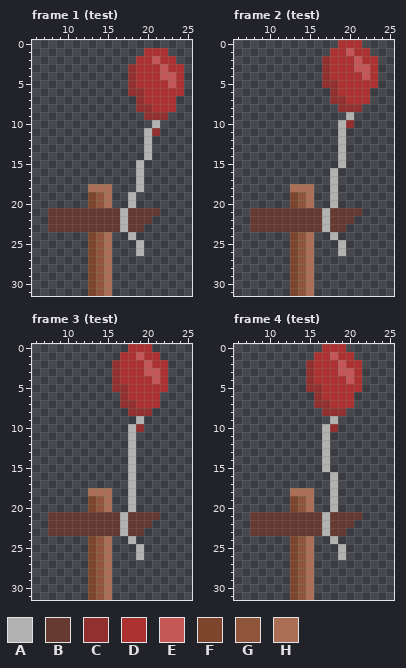
Edited in one commit: pixel-art file (Assets/meta/level-sign/level-sign.aseprite). The first picture shows the starting point.
32x32 pixels, 17 frames. Shown: frame 1 (test): x 6..25, y 0..31; frame 2 (test): x 6..25, y 0..31; frame 3 (test): x 6..25, y 0..31; frame 4 (test): x 6..25, y 0..31. The commit also changed other frames, which this record leaves out.
Visible layers, top first: "balloon", "sign", "post".
Palette (. is transparent): A #b2b2b2  B #663931  C #922f2f  D #ac3232  E #c65757  F #7d452b  G #8f563b  H #aa6f54
Pixels before, frame 1 (test), first column x 8:
 1 ............DDD..
 2 ...........DDEDD.
 3 ..........CDDDEDD
 4 ..........CDDDEED
 5 ..........CDDDDED
 6 ..........CCDDDDD
 7 ...........CDDDD.
 8 ...........CCDDD.
 9 ............CCC..
10 .............A...
11 ............AC...
12 ............A....
13 ............A....
14 ............A....
15 ...........A.....
16 ...........A.....
17 ...........A.....
18 .....HHH...A.....
19 .....FGH..A......
20 .....FGH..A......
21 BBBBBBBBBABBBB...
22 BBBBBBBBBABBB....
23 BBBBBBBBBABB.....
24 .....FGH..A......
25 .....FGH...A.....
26 .....FGH...A.....
27 .....FGH.........
28 .....FGH.........
29 .....FGH.........
30 .....FGH.........
31 .....FGH.........
Pixels before, frame 2 (test), first column x 8:
 0 ...........DDD..
 1 ..........DDEDD.
 2 .........CDDDEDD
 3 .........CDDDEED
 4 .........CDDDDED
 5 .........CCDDDDD
 6 ..........CDDDD.
 7 ..........CCDDD.
 8 ...........CCC..
 9 ............A...
10 ...........AC...
11 ...........A....
12 ...........A....
13 ...........A....
14 ...........A....
15 ...........A....
16 ..........A.....
17 ..........A.....
18 .....HHH..A.....
19 .....FGH..A.....
20 .....FGH..A.....
21 BBBBBBBBBABBBB..
22 BBBBBBBBBABBB...
23 BBBBBBBBBABB....
24 .....FGH..A.....
25 .....FGH...A....
26 .....FGH...A....
27 .....FGH........
28 .....FGH........
29 .....FGH........
30 .....FGH........
31 .....FGH........
Pixels before, frame 3 (test), first column x 8:
 0 ..........DDD..
 1 .........DDEDD.
 2 ........CDDDEDD
 3 ........CDDDEED
 4 ........CDDDDED
 5 ........CCDDDDD
 6 .........CDDDD.
 7 .........CCDDD.
 8 ..........CCC..
 9 ...........A...
10 ..........AC...
11 ..........A....
12 ..........A....
13 ..........A....
14 ..........A....
15 ..........A....
16 ..........A....
17 ..........A....
18 .....HHH..A....
19 .....FGH..A....
20 .....FGH..A....
21 BBBBBBBBBABBBB.
22 BBBBBBBBBABBB..
23 BBBBBBBBBABB...
24 .....FGH..A....
25 .....FGH...A...
26 .....FGH...A...
27 .....FGH.......
28 .....FGH.......
29 .....FGH.......
30 .....FGH.......
31 .....FGH.......
Pixels before, frame 4 (test), first column x 8:
 0 .........DDD..
 1 ........DDEDD.
 2 .......CDDDEDD
 3 .......CDDDEED
 4 .......CDDDDED
 5 .......CCDDDDD
 6 ........CDDDD.
 7 ........CCDDD.
 8 .........CCC..
 9 ..........A...
10 .........AC...
11 .........A....
12 .........A....
13 .........A....
14 .........A....
15 .........A....
16 ..........A...
17 ..........A...
18 .....HHH..A...
19 .....FGH..A...
20 .....FGH..A...
21 BBBBBBBBBABBBB
22 BBBBBBBBBABBB.
23 BBBBBBBBBABB..
24 .....FGH..A...
25 .....FGH...A..
26 .....FGH...A..
27 .....FGH......
28 .....FGH......
29 .....FGH......
30 .....FGH......
31 .....FGH......
Now the later version:
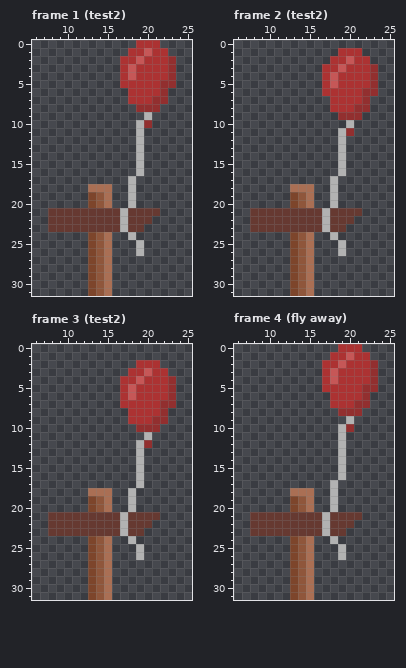
What changed:
layer "string" added
layer "balloon down" added
layer "balloon up" added
layer "balloon right" added
layer "balloon left" added
layer "balloon" removed
Changed rows in their new state; - is an unchanged pixel.
Frame 1 (test2):
first column x 17:
 0 --DDD---
 1 -DDE----
 2 DDE-D-C-
 3 DE---DC.
 4 DE---DC.
 5 DD---CC.
 6 -DD--C..
 7 -DD-CC.-
 8 ----C..-
 9 ---A..--
10 --AC.---
11 --A..---
12 --A.----
13 --A.----
14 --A.----
17 -A.-----
18 -A.-----
Frame 2 (test2):
first column x 17:
 0 --...--
 1 -.-D-.-
 2 .--ED-.
 3 D-E-DDC
 4 DE---DC
 5 DE----C
 6 DD---CC
 7 -DD--C-
 8 -DDD-C-
 9 --CCC--
10 --.A---
11 ---C---
first column x 18:
16 .A
Frame 3 (test2):
first column x 16:
 0 --...---
 1 -.....--
 2 ...-D-.-
 3 ..---D--
 4 .--E-D-C
 5 .DE----C
 6 -DE---DC
 7 -DD---CC
 8 --DDDDC-
 9 --DDDCC-
10 --.-CC--
11 --.-A---
12 --.AC---
13 --.A----
14 --.A----
15 --.A----
16 --.A----
17 --.A----
Frame 4 (fly away):
first column x 15:
 0 --..-DD--
 1 -..D-EDD-
 2 ..-----DC
 3 ..-EDD-DC
 4 ..-E-D-DC
 5 ..-----CC
 6 -..---DC-
 7 -..---CC-
 8 --..-CC--
 9 ---.-A---
10 --..AC---
11 --.-A----
12 --.-A----
13 --.-A----
14 --.-A----
15 --.-A----
16 ---.A----
Boxes around the changes in both pictures, in picture pixels (x1, y1, x2, y2):
changed: (120, 40, 184, 192)
changed: (322, 40, 378, 136)
changed: (330, 168, 346, 176)
changed: (112, 344, 176, 488)
changed: (306, 344, 378, 480)
